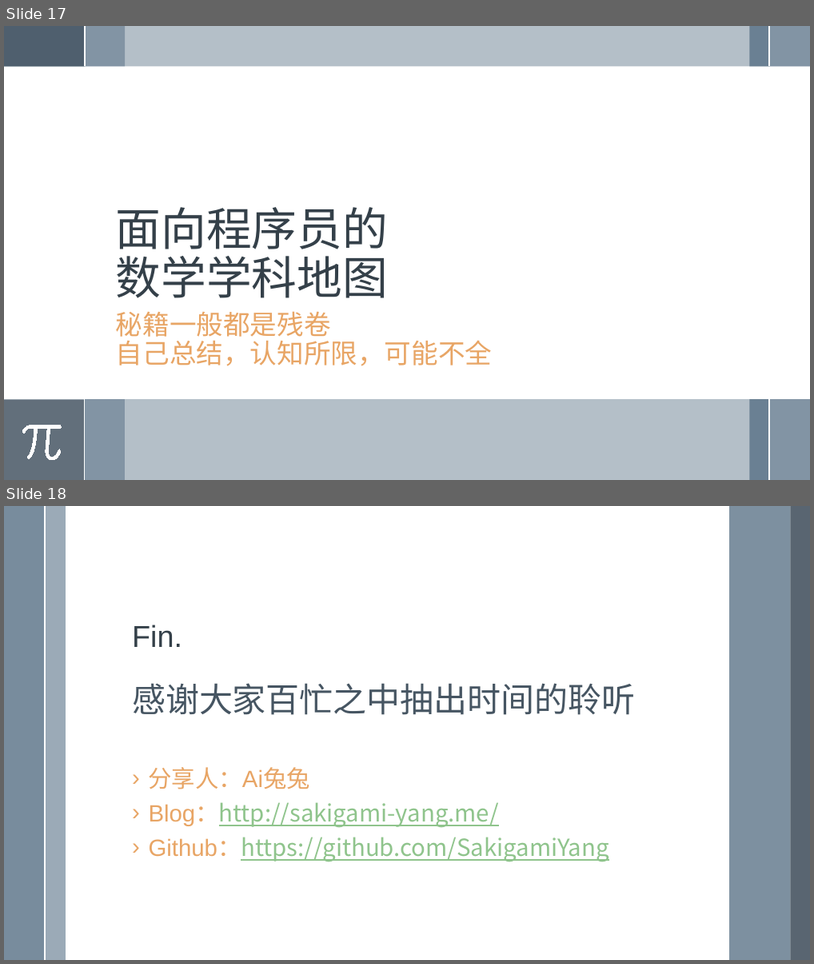
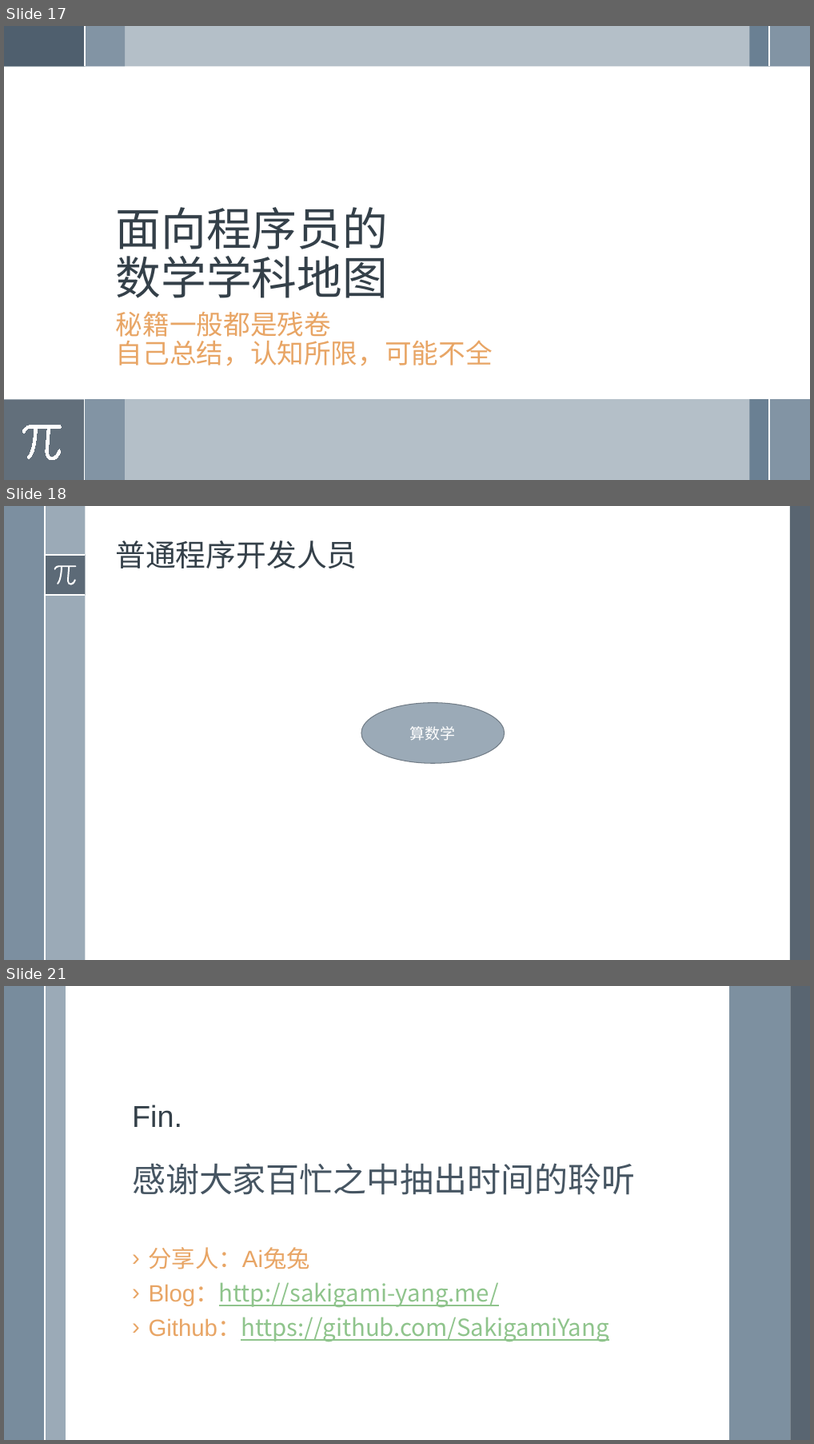
Before and after one commit to SakigamiYang/PyCon, a slide deck: Python-Meetup/20200719/面向一小部分程序员的数学学习相关话题简言.pptx. Shown one above the other, each under a label of ours: slides 17 and 18 before the commit, slides 17, 18 and 21 after it; the slides between them are not shown. The pictures are 814x964 and 814x1444 pixels, drawn with LibreOffice and Linux fonts; fonts in the diff are those of the drawing. Boxes give left, top, right and bottom in pixels: in the first picture for what was removed or moved away, otherwise in the second. Text is boxed around its words. In the diff, an @@ line names an element or a change of style, - is before the commit and + after.

```diff
--- a/Python-Meetup/20200719/面向一小部分程序员的数学学习相关话题简言.pptx
+++ b/Python-Meetup/20200719/面向一小部分程序员的数学学习相关话题简言.pptx
@@ slide 18 added at <box>4,506,810,960</box>, background #FFFFFF; not listed: 1 template element that a slide beside it also shows @@
@@ rectangle added at <box>4,506,45,960</box>, fill #6A8093 at 88% opacity @@
@@ rectangle added at <box>45,506,85,960</box>, fill #9BAAB7 @@
@@ rectangle added at <box>790,506,810,960</box>, fill #475562 at 90% opacity @@
@@ title added at <box>115,540,357,568</box>, 36 pt, text #35404A @@
+普通程序开发人员
@@ rectangle added at <box>45,555,85,596</box>, fill #475562 at 75% opacity @@
@@ line added from (45, 555) to (85, 555), #FFFFFF 1.5 pt @@
@@ freeform shape added at <box>54,565,77,584</box>, fill #FFFFFF @@
@@ line added from (45, 595) to (85, 595), #FFFFFF 1.5 pt @@
@@ ellipse added at <box>362,703,504,763</box>, fill #9BAAB7, outline #737E87 1 pt, 18 pt, text #FFFFFF @@
+算数学
@@ what was slide 18 is now slide 21 @@
```
Also in this commit, not shown: 2 other slides added.
